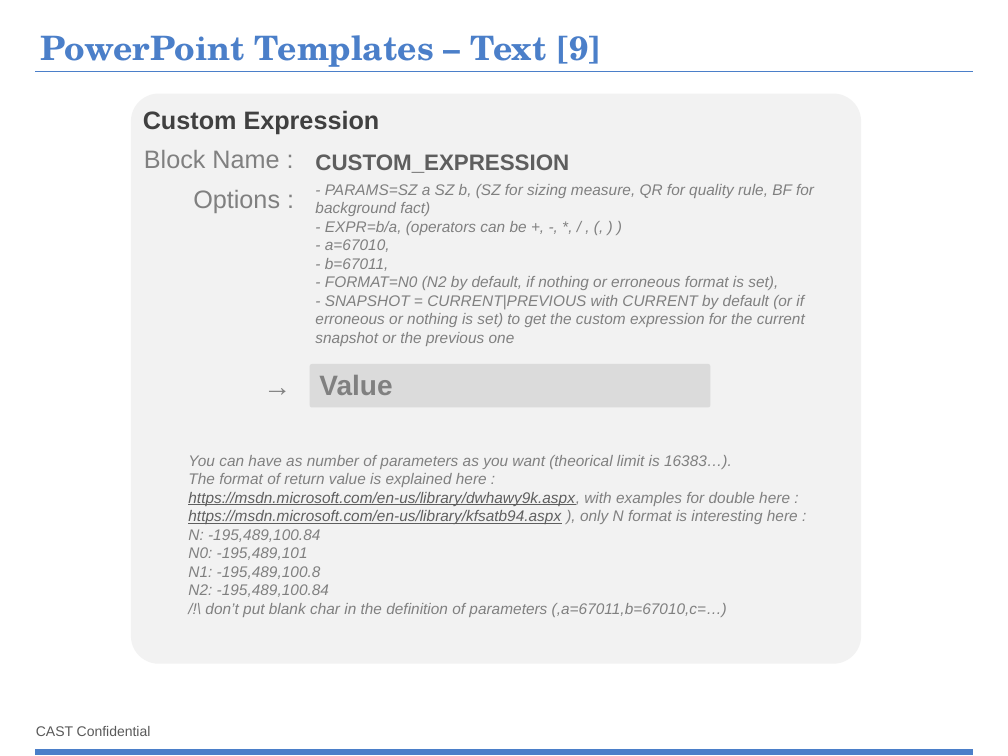
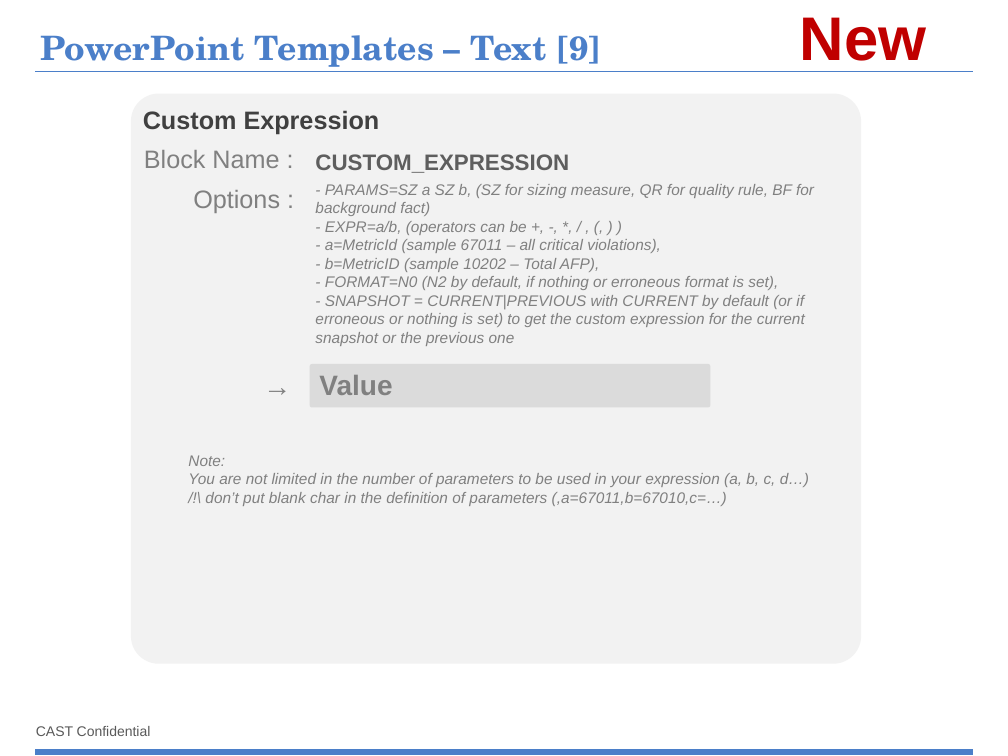
Before and after one commit to CAST-projects/ReportGenerator, a slide deck: slide 17 of CastReporting.Reporting/TemplatesFiles/1- Powerpoint-components-library.pptx. Drawn at 1008x756 pixels with LibreOffice and Linux fonts; fonts in the diff are those of the drawing; background and template pictures are left out. Boxes give left, top, right and bottom in pixels: in the first picture for what was removed or moved away, otherwise in the second. Text is boxed around its words. In the diff, an @@ line names an element or a change of style, - is before the commit and + after.

Commit message:
REPORTGEN-234 : new templates from DCH

```diff
--- a/CastReporting.Reporting/TemplatesFiles/1- Powerpoint-components-library.pptx
+++ b/CastReporting.Reporting/TemplatesFiles/1- Powerpoint-components-library.pptx
@@ text added at [800,17,927,72], 44 pt, text #C00000, bold @@
+New
@@ text at [325,221,661,272]: text changed @@
-- EXPR=b/a, (operators can be +, -, *, / , (, ) )
-- a=67010,
-- b=67011,
+- EXPR=a/b, (operators can be +, -, *, / , (, ) )
+- a=MetricId (sample 67011 – all critical violations),
+- b=MetricID (sample 10202 – Total AFP),
@@ text at [188,455,809,487]: text changed @@
-You can have as number of parameters as you want (theorical limit is 16383…).
-The format of return value is explained here : https://msdn.microsoft.com/en-us/library/dwhawy9k.aspx, with examples for double here : https://msdn.microsoft.com/en-us/library/kfsatb94.aspx ), only N format is interesting here :
-N: -195,489,100.84
-N0: -195,489,101
-N1: -195,489,100.8
-N2: -195,489,100.84
+Note:
+You are not limited in the number of parameters to be used in your expression (a, b, c, d…)
```
Also in this commit, not shown: 4 other slides changed, 3 other files.
